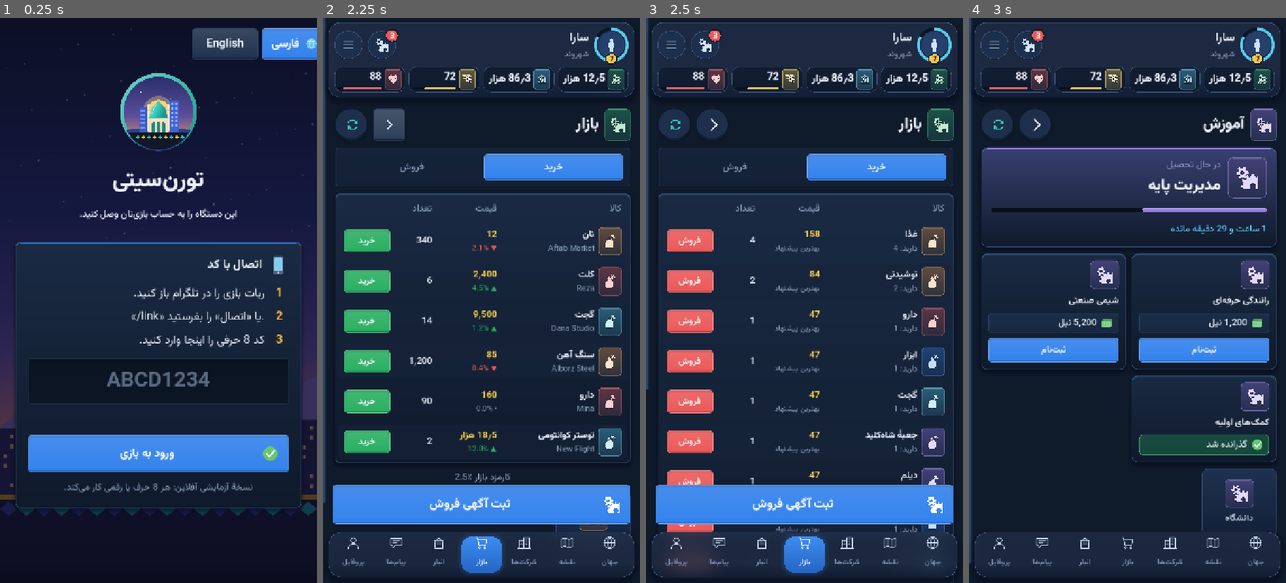
Above: before the commit, frames 1-4 (left to right).
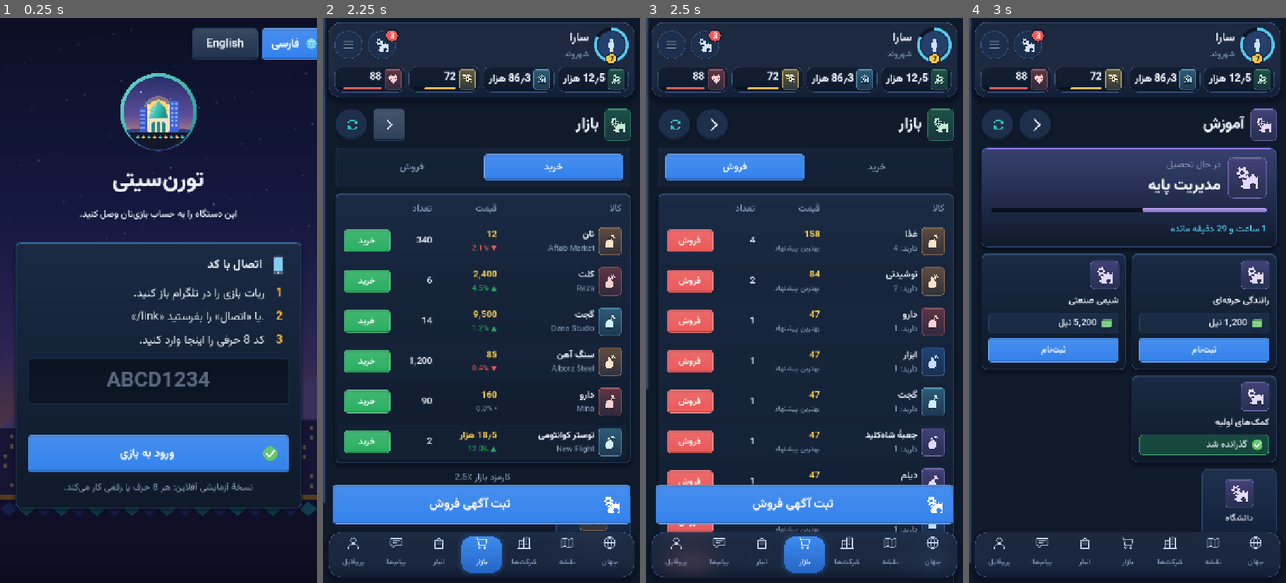
Above: after the commit, the same moments.

Repository: mrjvadi/torncity-client
Game: Godot game, scene res://dev/screenshots.tscn
Two runs of this game, one before a commit and one after it. Both use one fixed random seed, a clock stepped at 60 frames per second and the inputs below. This scene is started directly instead of the project's main scene.
Inputs (mouse positions are in pixels of both pictures, inside the frame that each line leads up to):
- Up to frame 1 (0.25 s): no input
- Up to frame 2 (2.25 s): click (345, 125) at 0.52 s; click (357, 136) at 1.27 s; click (389, 125) at 2.02 s
- Up to frame 3 (2.5 s): no input
- Up to frame 4 (3 s): click (997, 125) at 2.77 s

Frames 1-2 are identical in both runs. In frame 3, 4.2% of the frame differs, in the area x 6-95%, y 24-29%; in frame 4, nothing differs.

Commit message:
Fix a real bug: the market's Buy/Sell pill never restyled on tap
segmented() built its buttons once from a snapshot active index; the
market's tab handler only swapped the table rows, so tapping Sell showed
sell rows under a still-highlighted Buy pill. segmented() now restyles
itself on press and exposes a programmatic select() for callers (used by
the screenshot harness's new market_sell target).

Diff:
--- a/dev/screenshots.gd
+++ b/dev/screenshots.gd
@@ -135,8 +135,7 @@
 					scr.map.world._walk["left"] = float(scr.map.world._walk["total"]) * 0.55
 					scr.map.world.focus(scr.map.slots.get("bazaar", ""), 7.0)
 			if name == "market_sell":
-				shell.current.tab = 1
-				shell.current._fill()
+				shell.current.select_tab(1)
 			if name == "confirm":
 				await _frames(4)
 				# Trigger it exactly the way a real tap does: a danger/confirm
--- a/src/screens/game_screen.gd
+++ b/src/screens/game_screen.gd
@@ -239,23 +239,36 @@
 
 
 ## A segmented control: pills in a rounded track; calls fn(index) on change.
+## The pressed pill restyles itself immediately, independent of whatever
+## `fn` does with the rest of the screen (it may only swap a table's rows).
 func segmented(labels: Array, active: int, fn: Callable) -> Control:
 	var track := PanelContainer.new()
 	track.theme_type_variation = "InsetPanel"
 	var row := UI.hbox(6)
 	track.add_child(row)
+	var buttons: Array[Button] = []
+	var restyle := func(sel: int):
+		for i in buttons.size():
+			var bb := buttons[i]
+			bb.theme_type_variation = "Button" if i == sel else "NavButton"
+			if i == sel:
+				bb.remove_theme_color_override("font_color")
+			else:
+				bb.add_theme_color_override("font_color", AppTheme.col("text_dim"))
 	for i in labels.size():
 		var b := Button.new()
-		b.theme_type_variation = "Button" if i == active else "NavButton"
 		b.text = str(labels[i])
 		b.focus_mode = Control.FOCUS_NONE
 		b.size_flags_horizontal = Control.SIZE_EXPAND_FILL
 		b.custom_minimum_size.y = 60
 		b.add_theme_font_size_override("font_size", 22)
-		if i != active:
-			b.add_theme_color_override("font_color", AppTheme.col("text_dim"))
-		b.pressed.connect(func(): fn.call(i))
+		b.pressed.connect(func():
+			restyle.call(i)
+			fn.call(i))
 		row.add_child(b)
+		buttons.append(b)
+	restyle.call(active)
+	track.set_meta("select", restyle)   # so a caller can switch tabs programmatically
 	return track
 
 
--- a/src/screens/market.gd
+++ b/src/screens/market.gd
@@ -6,15 +6,17 @@
 
 var tab := 0
 var _table: VBoxContainer
+var _seg: Control
 
 
 func build() -> void:
 	scroll_body(16)
 	content.add_child(title_row(TextIcons.strip(str(resp.get("text", "")).split("\n")[0]), "market"))
 	maybe_notice()
-	content.add_child(segmented([I18n.t("market.buy"), I18n.t("market.sell")], tab, func(i):
+	_seg = segmented([I18n.t("market.buy"), I18n.t("market.sell")], tab, func(i):
 		tab = i
-		_fill()))
+		_fill())
+	content.add_child(_seg)
 	var box := panel_card(8)
 	_table = box
 	_fill()
@@ -25,6 +27,15 @@
 	if g.get_child_count() > 0:
 		content.add_child(g)
 	Fx.stagger_in(content)
+
+
+## Switch tab programmatically (used by the screenshot harness) with the
+## same restyle a real tap gets.
+func select_tab(i: int) -> void:
+	tab = i
+	if _seg:
+		(_seg.get_meta("select") as Callable).call(i)
+	_fill()
 
 
 func _fill() -> void:
Binary file changed: docs/screenshots/en/market.png
Binary file added: docs/screenshots/en/market_sell.png
Binary file changed: docs/screenshots/fa/market.png
Binary file added: docs/screenshots/fa/market_sell.png
